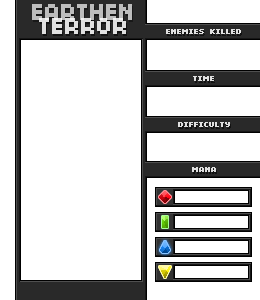
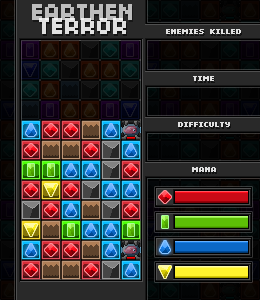
Revision of a layered 260×300 image; what changed, layer by layer:
added group "Group 3" with 20 layers above "Background" over (x1=0, y1=0, x2=260, y2=300)
moved "Group 1" into group "Group 3" over (x1=155, y1=191, x2=252, y2=278)
showed "Layer 9" over (x1=175, y1=191, x2=248, y2=278)
moved "Layer 3" into group "Group 3" over (x1=21, y1=0, x2=260, y2=300)
showed "Layer 1 copy", moved it into group "Group 3" over (x1=21, y1=120, x2=141, y2=280)
showed "Layer 6", moved it into group "Group 3" over (x1=0, y1=0, x2=260, y2=300)
showed "Layer 5", moved it into group "Group 3" over (x1=21, y1=40, x2=141, y2=280)
showed "Layer 4", moved it into group "Group 3" over (x1=0, y1=0, x2=260, y2=300)
